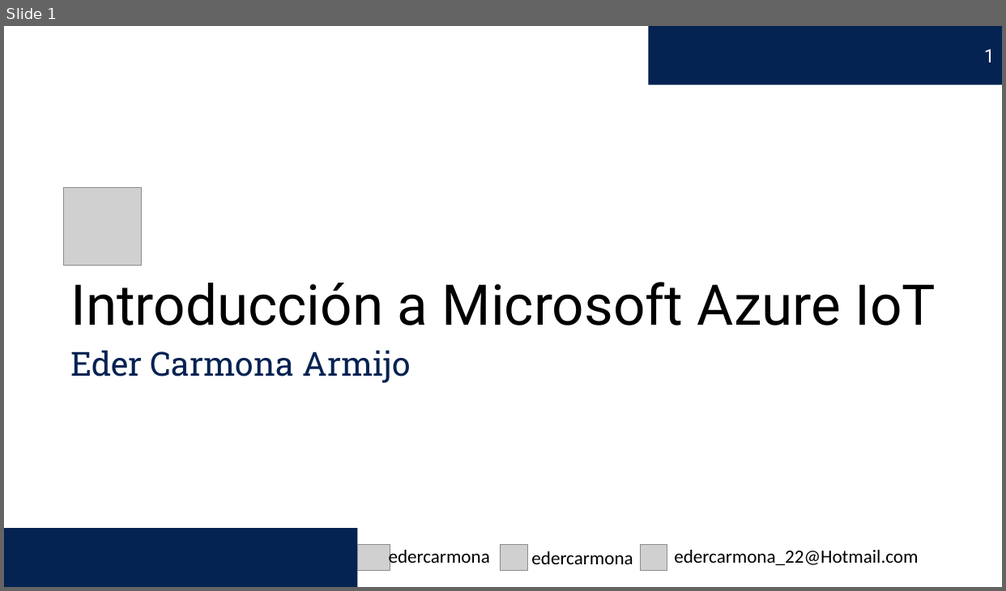
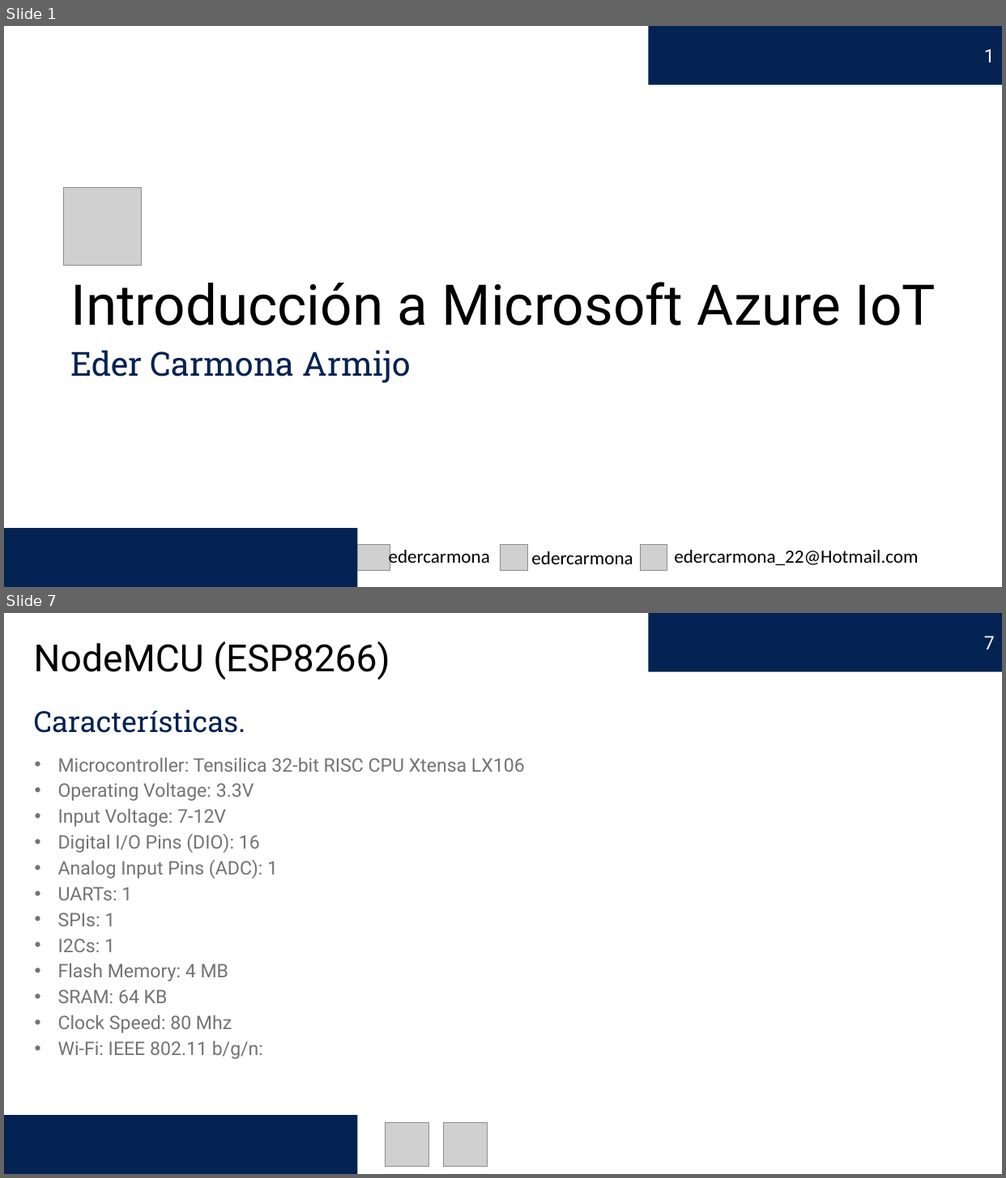
Before and after one commit to edercarmona/AzureIoT, a slide deck: Introducción a Microsoft Azure IoT.pptx. Shown one above the other, each under a label of ours: slide 1 before the commit, slides 1 and 7 after it; the slides between them are not shown. The pictures are 1006x591 and 1006x1178 pixels, drawn with LibreOffice and Linux fonts; fonts in the diff are those of the drawing; grey boxes stand for pictures. Boxes give left, top, right and bottom in pixels: in the first picture for what was removed or moved away, otherwise in the second. Text is boxed around its words. In the diff, an @@ line names an element or a change of style, - is before the commit and + after.

```diff
--- a/Introducción a Microsoft Azure IoT.pptx
+++ b/Introducción a Microsoft Azure IoT.pptx
@@ slide 7 added at [4,613,1002,1174], background #FFFFFF @@
@@ page number added at [649,613,1002,672], fill #042252, 18 pt, text #FFFFFF @@
+7
@@ text added at [34,641,390,680], 36 pt, text #000000 @@
+NodeMCU (ESP8266)
@@ text added at [34,709,245,733], 28 pt, text #042252 @@
+Características.
@@ text added at [58,757,525,1059], 18 pt, text #737373 @@
+• Microcontroller: Tensilica 32-bit RISC CPU Xtensa LX106
+• Operating Voltage: 3.3V
+• Input Voltage: 7-12V
+• Digital I/O Pins (DIO): 16
+• Analog Input Pins (ADC): 1
+• UARTs: 1
+• SPIs: 1
+• I2Cs: 1
+• Flash Memory: 4 MB
+• SRAM: 64 KB
+• Clock Speed: 80 Mhz
+• Wi-Fi: IEEE 802.11 b/g/n:
@@ rectangle added at [4,1115,357,1174], fill #042252 @@
@@ picture added at [385,1122,429,1167] @@
@@ picture added at [444,1122,488,1167] @@
```
Also in this commit, not shown: 4 slides changed, 6 other slides added, 6 other files.
